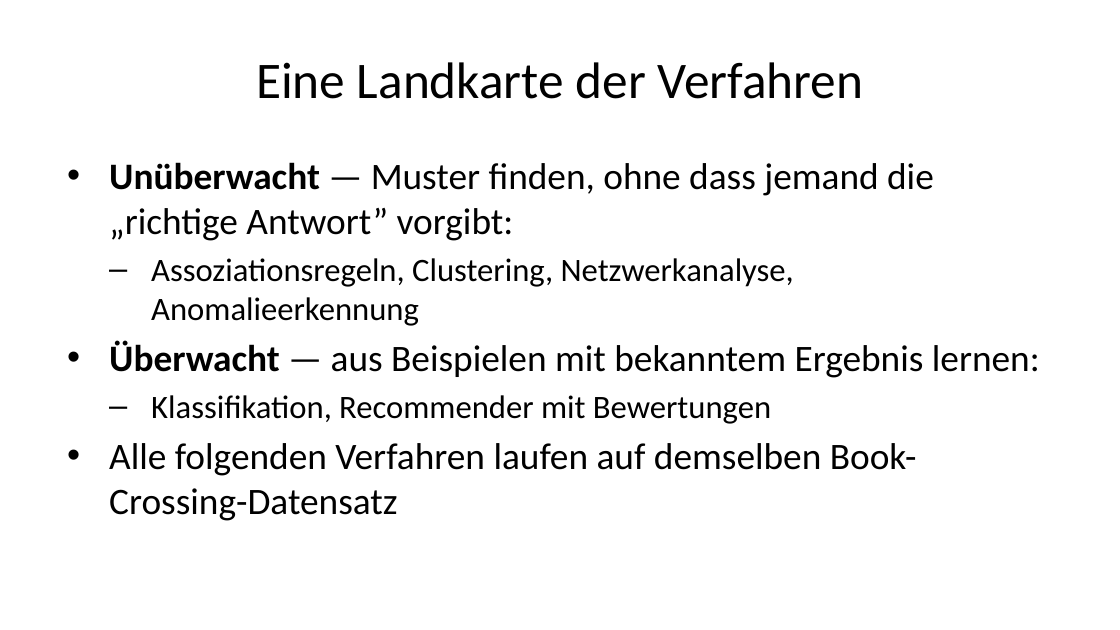
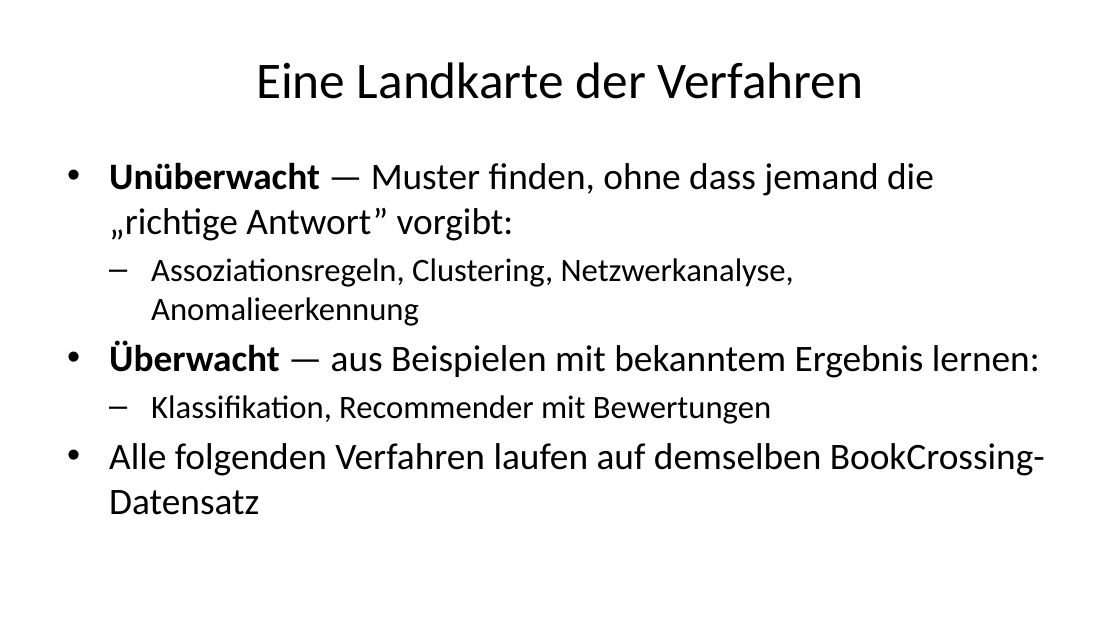
Before and after one commit to daswesen/2026-hu-berlin-data-mining, a slide deck: slide 39 of Konsultation_IBI_Deck.pptx. Drawn at 1120x630 pixels with LibreOffice and Linux fonts; fonts in the diff are those of the drawing. Boxes give left, top, right and bottom in pixels: in the first picture for what was removed or moved away, otherwise in the second. Text is boxed around its words. In the diff, an @@ line names an element or a change of style, - is before the commit and + after.

```diff
--- a/Konsultation_IBI_Deck.pptx
+++ b/Konsultation_IBI_Deck.pptx
@@ text at <box>109,443,1045,515</box>: text changed @@
-• Alle folgenden Verfahren laufen auf demselben Book-Crossing-Datensatz
+• Alle folgenden Verfahren laufen auf demselben BookCrossing-Datensatz
```
Also in this commit, not shown: 15 other slides changed, 5 slides added, 5 slides removed, 52 other files.
